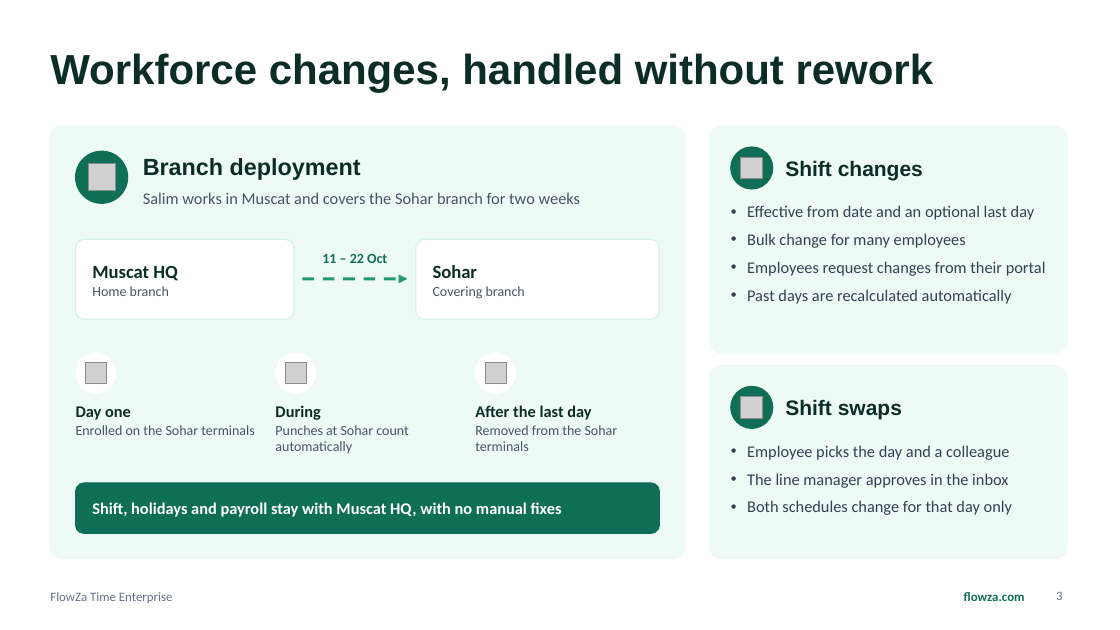
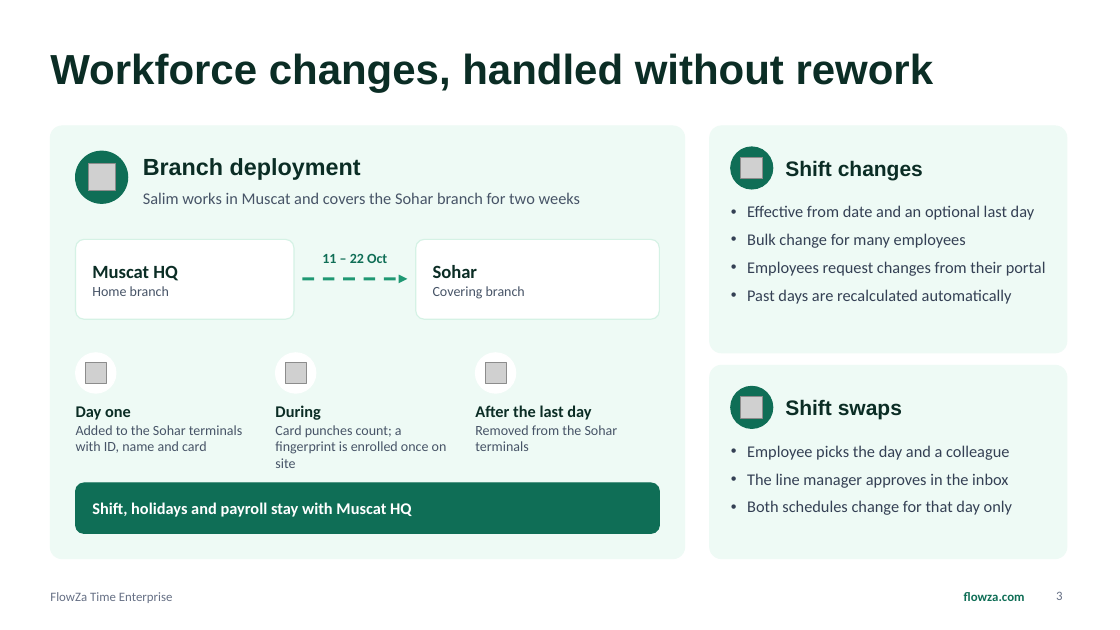
Before and after one commit to devflowza/Flowza-Time, a slide deck: slide 3 of docs/media/walkthrough/FlowZa-Time-Enterprise.pptx. Drawn at 1120x630 pixels with LibreOffice and Linux fonts; fonts in the diff are those of the drawing; grey boxes stand for pictures. Boxes give left, top, right and bottom in pixels: in the first picture for what was removed or moved away, otherwise in the second. Text is boxed around its words. In the diff, an @@ line names an element or a change of style, - is before the commit and + after.

```diff
--- a/docs/media/walkthrough/FlowZa-Time-Enterprise.pptx
+++ b/docs/media/walkthrough/FlowZa-Time-Enterprise.pptx
@@ text at (x1=76, y1=425, x2=242, y2=453): text changed @@
-Enrolled on the Sohar terminals
+Added to the Sohar terminals with ID, name and card
@@ text at (x1=275, y1=425, x2=447, y2=468): text changed @@
-Punches at Sohar count automatically
+Card punches count; a fingerprint is enrolled once on site
@@ text at (x1=92, y1=502, x2=412, y2=517): text changed @@
-Shift, holidays and payroll stay with Muscat HQ, with no manual fixes
+Shift, holidays and payroll stay with Muscat HQ
```
Also in this commit, not shown: 3 other slides changed, 13 other files.
